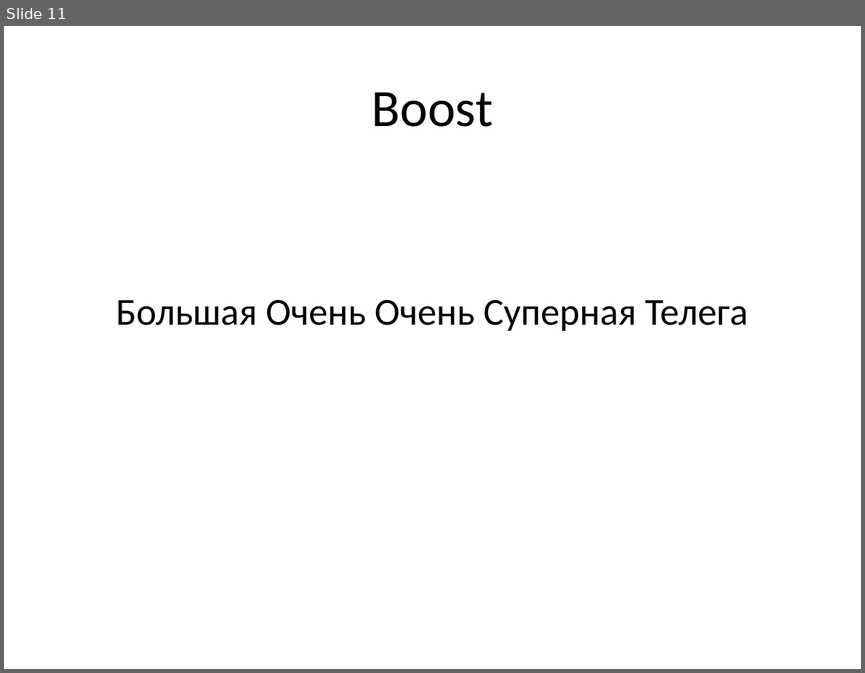
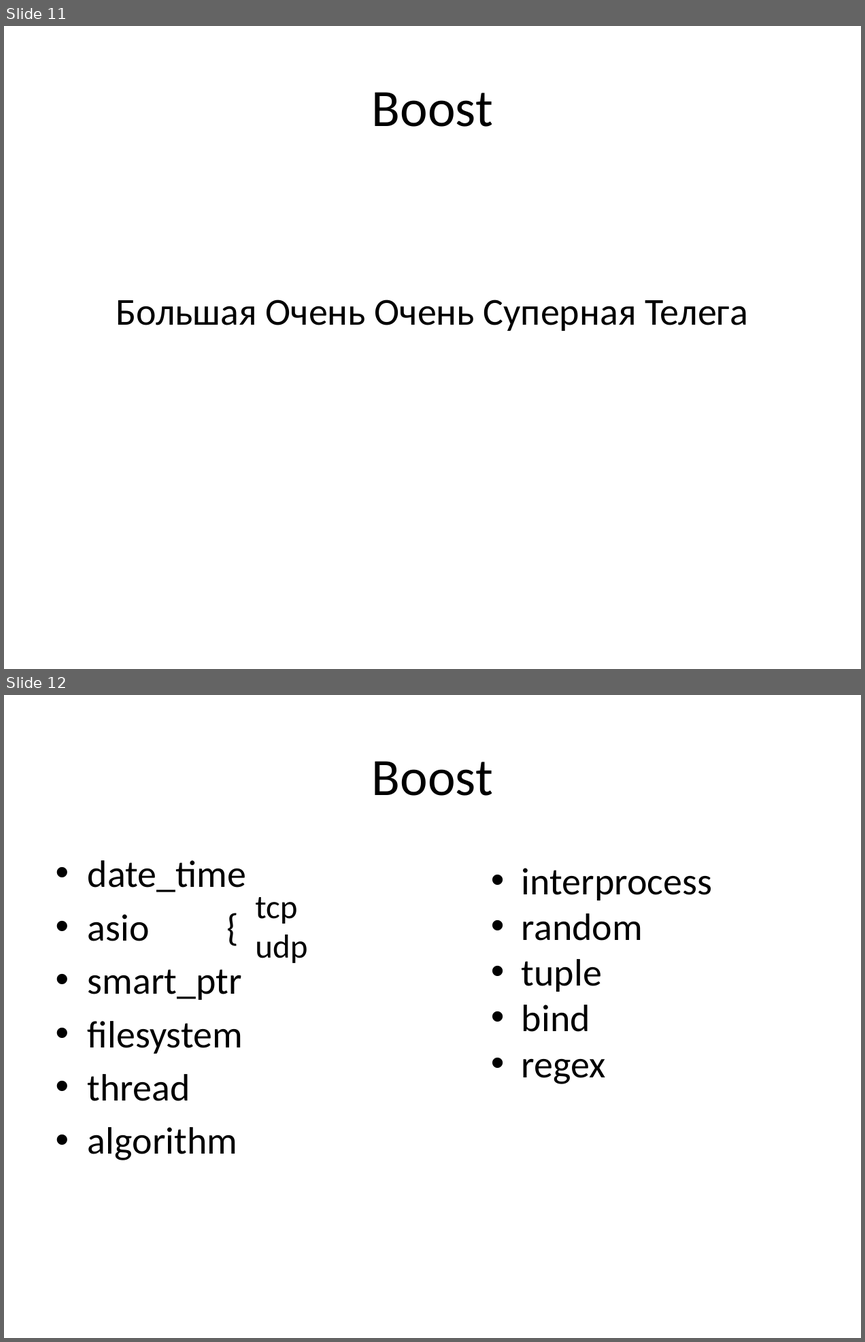
Before and after one commit to tscherkas/cpp_craft_1013, a slide deck: lections/cpp_craft_lec_2_pre.pptx. Shown one above the other, each under a label of ours: slide 11 before the commit, slides 11 and 12 after it. The pictures are 865x673 and 865x1342 pixels, drawn with LibreOffice and Linux fonts; fonts in the diff are those of the drawing. Boxes give left, top, right and bottom in pixels: in the first picture for what was removed or moved away, otherwise in the second. Text is boxed around its words. In the diff, an @@ line names an element or a change of style, - is before the commit and + after.

```diff
--- a/lections/cpp_craft_lec_2_pre.pptx
+++ b/lections/cpp_craft_lec_2_pre.pptx
@@ slide 12 added at (x1=4, y1=695, x2=861, y2=1338), background #FFFFFF @@
@@ title added at (x1=372, y1=761, x2=493, y2=796), 44 pt, text #000000 @@
+Boost
@@ text added at (x1=88, y1=860, x2=246, y2=1160), 32 pt, text #000000 @@
+• date_time
+• asio {
+• smart_ptr
+• filesystem
+• thread
+• algorithm
@@ text added at (x1=521, y1=868, x2=712, y2=1084), 32 pt, text #000000 @@
+• interprocess
+• random
+• tuple
+• bind
+• regex
@@ text added at (x1=255, y1=897, x2=307, y2=963), 28 pt, text #000000 @@
+tcp
+udp
```
Also in this commit, not shown: 17 other slides added, 1 slide removed, 1 other file.
